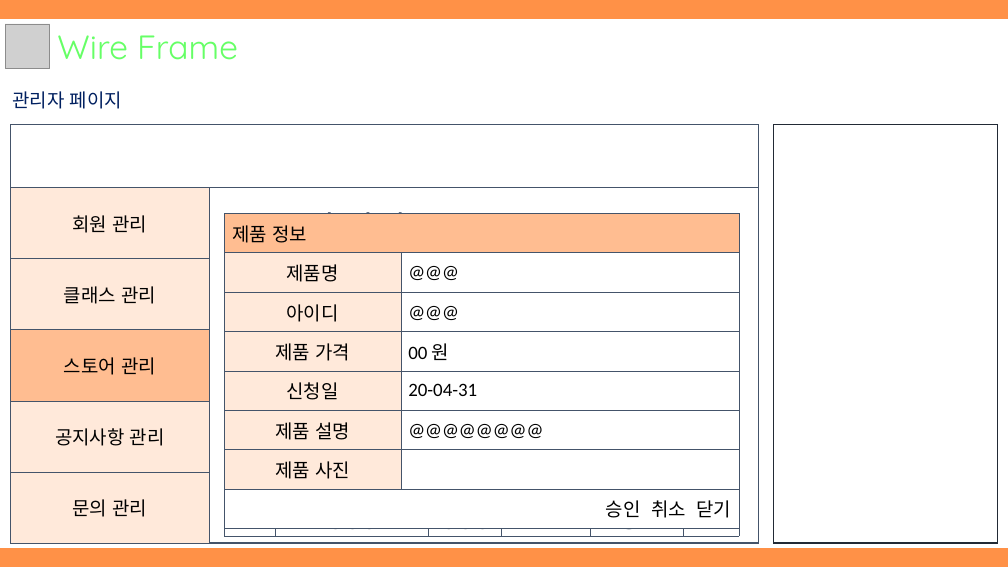
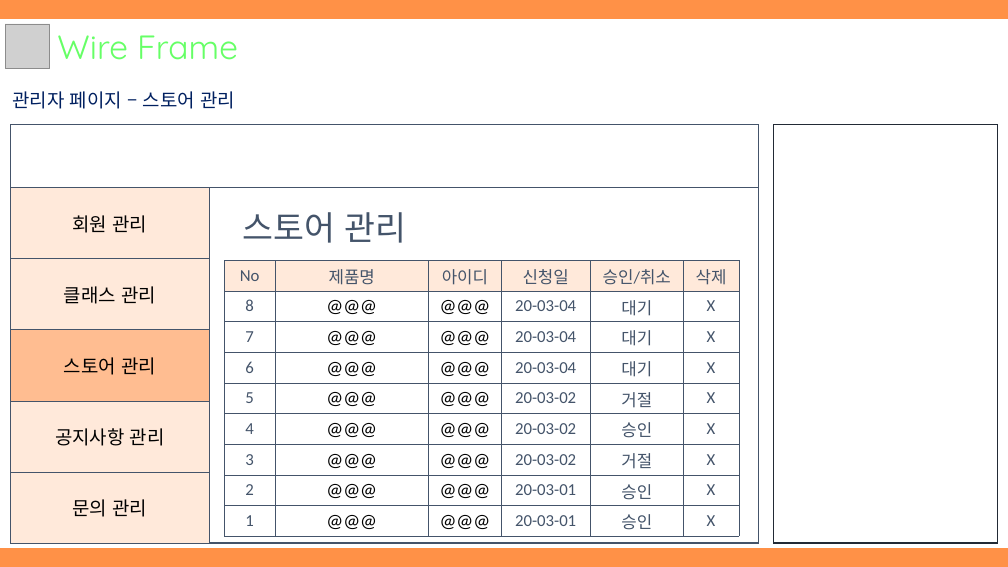
Before and after one commit to hhsw07/ezen-academy-projects, a slide deck: slide 19 of WebContent/hsw/3조 원데이클래스_hsw.pptx (slide 12 before the commit). Drawn at 1008x567 pixels with LibreOffice and Linux fonts; fonts in the diff are those of the drawing; grey boxes stand for pictures. Boxes give left, top, right and bottom in pixels: in the first picture for what was removed or moved away, otherwise in the second. Text is boxed around its words. In the diff, an @@ line names an element or a change of style, - is before the commit and + after.

```diff
--- a/WebContent/hsw/3조 원데이클래스_hsw.pptx
+++ b/WebContent/hsw/3조 원데이클래스_hsw.pptx
@@ text at [12, 91, 235, 109]: text changed @@
-관리자 페이지
+관리자 페이지 – 스토어 관리
@@ table removed at [225, 213, 739, 528], 8 rows, 2 columns @@
-제품 정보 | 
-제품명 | @@@
-아이디 | @@@
-제품 가격 | 00 원
-신청일 | 20-04-31
-제품 설명 | @@@@@@@@
-제품 사진 | 
-승인 취소 닫기 | 
@@ table at [225, 260, 739, 536] @@
-row 5, column 5: 취소
+row 5, column 5: 거절
-row 7, column 5: 취소
+row 7, column 5: 거절
```
Also in this commit, not shown: 9 other slides changed, 4 slides added, 1 slide removed, 2 other files.
